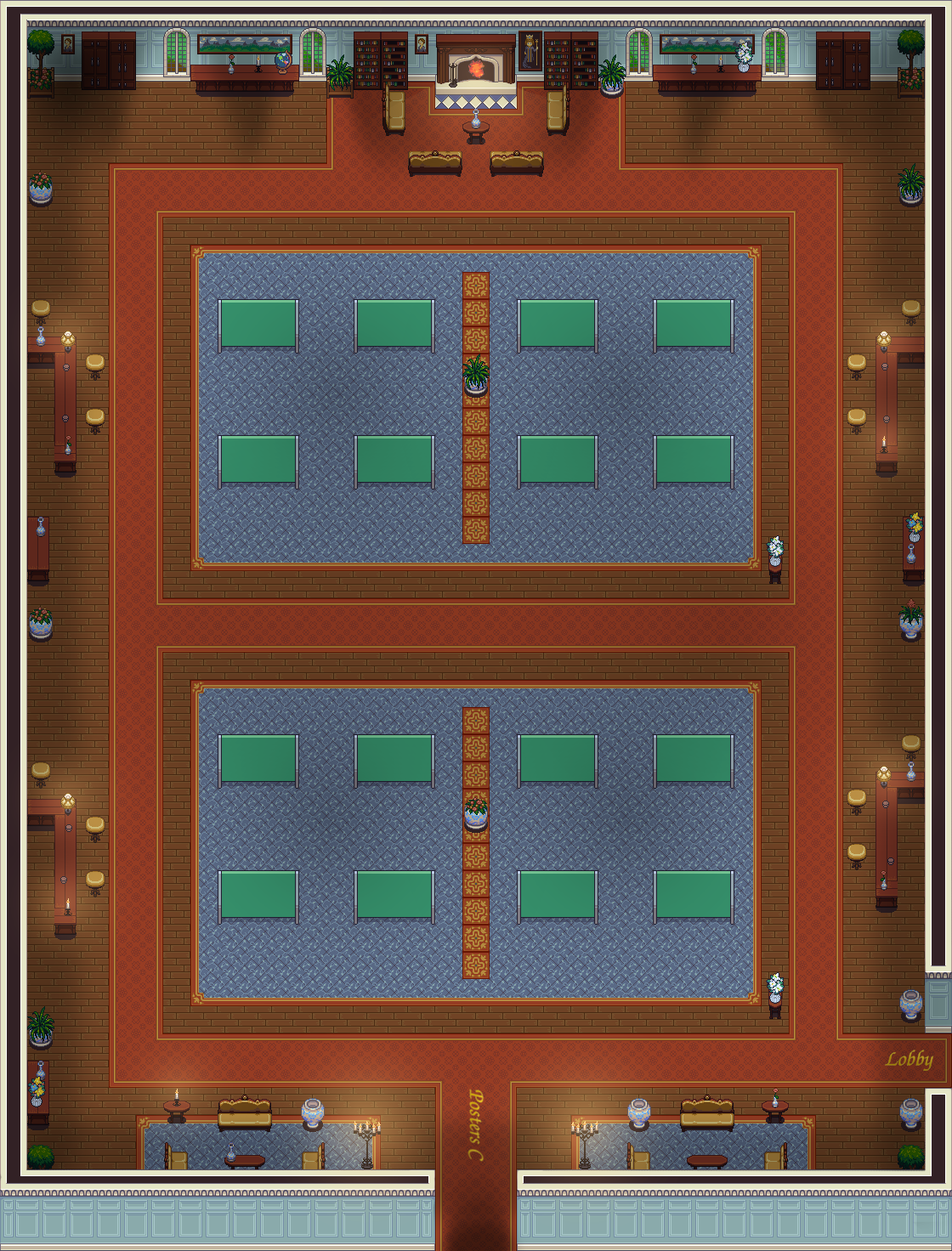
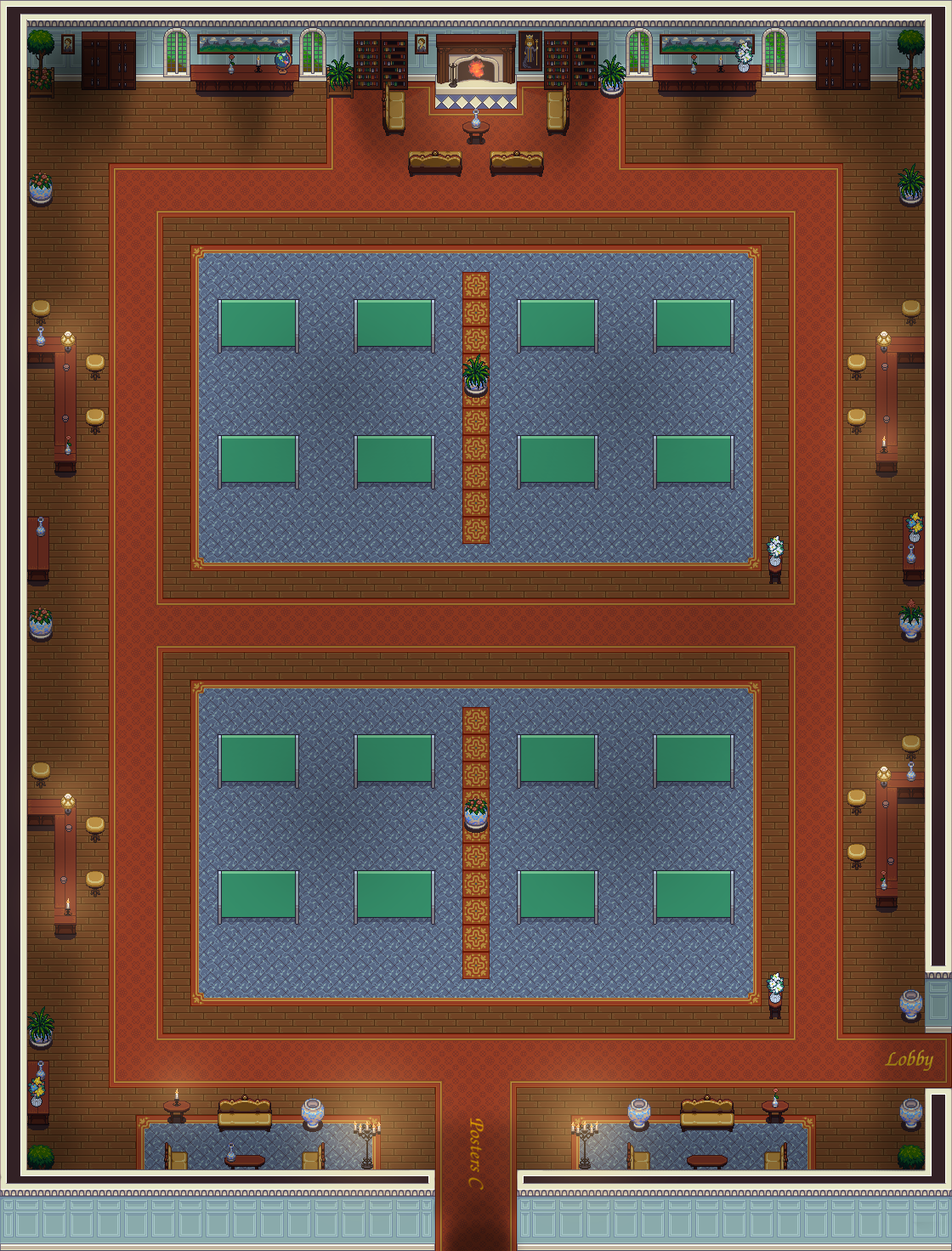
The second 952px x 1251px image is a revision of the first. Changes to its layers:
added layer "Posters C" above "posters_NE.png" over (468, 1117, 485, 1191)
painted on "posters_NE.png" over (467, 1088, 485, 1163)
